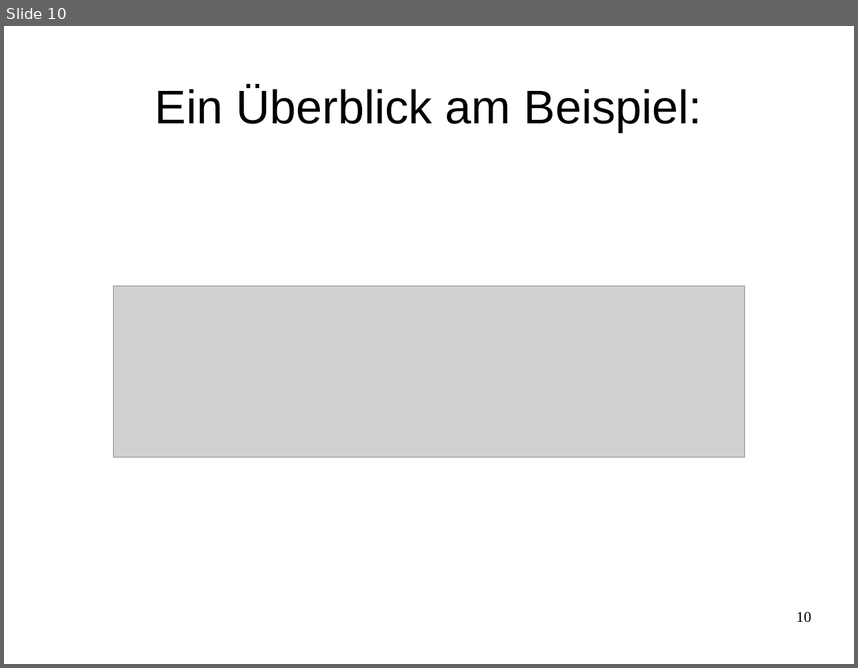
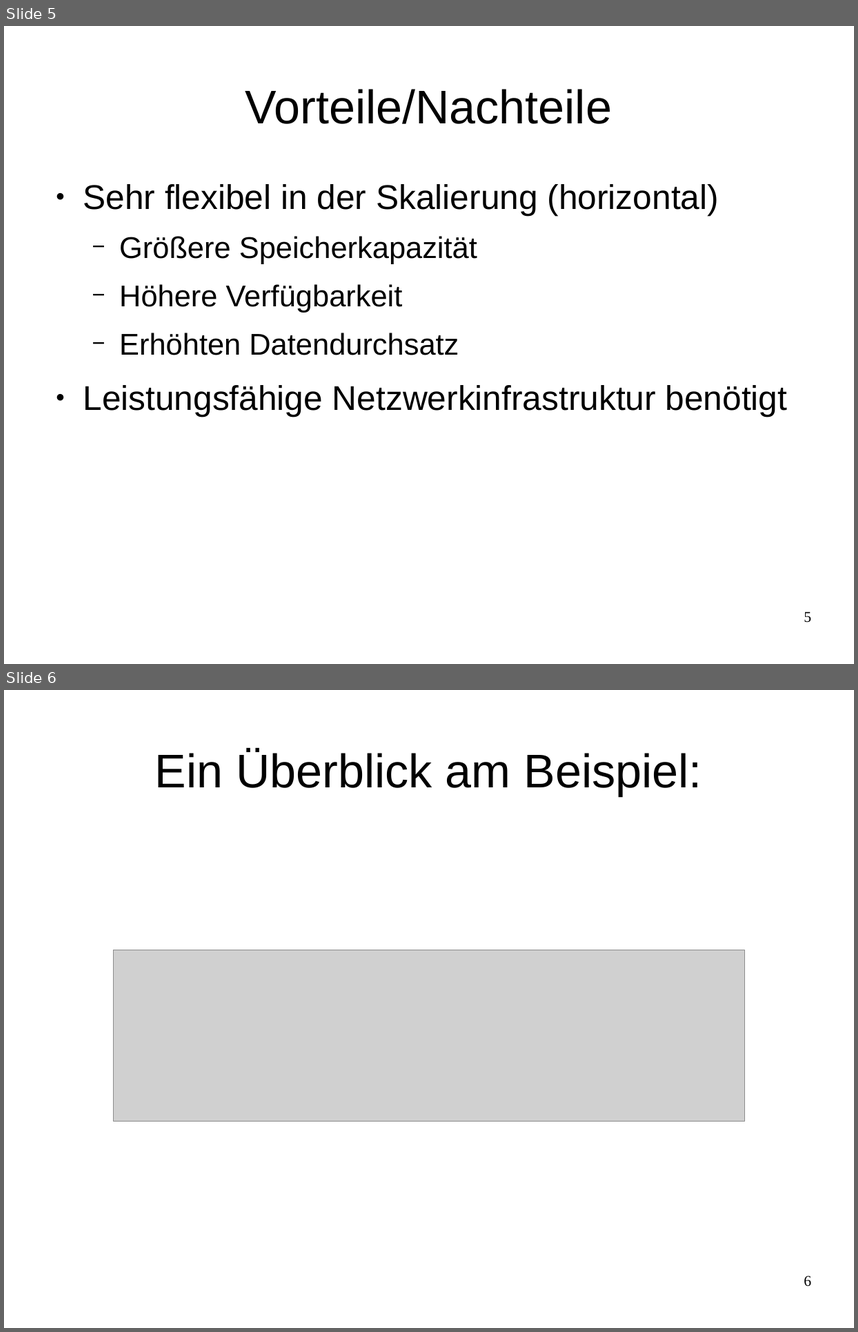
Before and after one commit to celentanos/inora, a slide deck: inora_vortrag_M.odp. Shown one above the other, each under a label of ours: slide 10 before the commit, slides 5 and 6 after it. The pictures are 858x668 and 858x1332 pixels, drawn with LibreOffice and Linux fonts; fonts in the diff are those of the drawing; grey boxes stand for pictures. Boxes give left, top, right and bottom in pixels: in the first picture for what was removed or moved away, otherwise in the second. Text is boxed around its words. In the diff, an @@ line names an element or a change of style, - is before the commit and + after.

```diff
--- a/inora_vortrag_M.odp
+++ b/inora_vortrag_M.odp
@@ slide 5 added at bbox=[4, 26, 854, 664], background #FFFFFF @@
@@ title added at bbox=[245, 89, 612, 124], 44 pt, text #000000 @@
+Vorteile/Nachteile
@@ text added at bbox=[83, 184, 788, 417], 32 pt, text #000000 @@
+● Sehr flexibel in der Skalierung (horizontal)
+  − Größere Speicherkapazität
+  − Höhere Verfügbarkeit
+  − Erhöhten Datendurchsatz
+● Leistungsfähige Netzwerkinfrastruktur benötigt
@@ page number added at bbox=[804, 611, 811, 622], 14 pt, text #000000 @@
+5
@@ what was slide 10 is now slide 6 @@
@@ page number at bbox=[804, 1275, 811, 1286]: text changed @@
-10
+6
```
Also in this commit, not shown: 8 slides changed, 5 other slides added, 9 slides removed, 3 other files.
